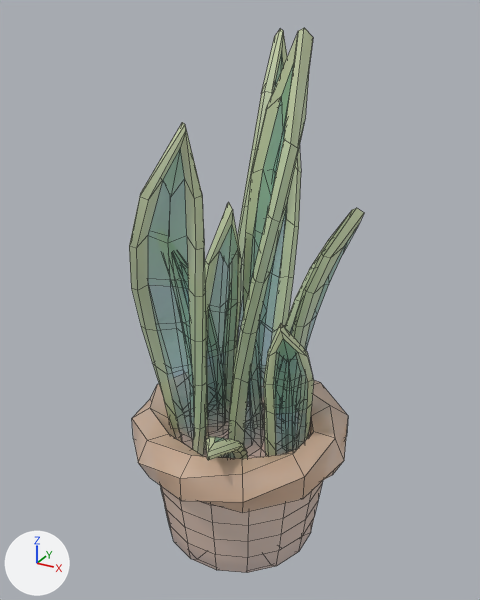
The FBX model Assets/Models/Tiny Treats plants/sansevieria_plant_large_potted.fbx, before and after one commit.
Before and after are seen from a camera (50 mm lens) standing at (1.83, -3.34, 3.45) and looking at (-0.06, 0.1, 1.73). Lighting does not change. The marker at lower left points along +X, +Y and +Z. Mesh edges are drawn as thin lines. Objects named as collision shapes, trigger or cutter boxes, shadow casters or lower levels of detail are left out. Where no turn or scale is listed for an object, it has been applied to the vertices.

Script lines for the objects in view, before the commit:
```python
mat_tiny_treats_1 = bpy.data.materials.new('tiny_treats_1')
mat_tiny_treats_1.use_nodes = True; mat_tiny_treats_1.node_tree.nodes.clear()
_N = mat_tiny_treats_1.node_tree.nodes; _L = mat_tiny_treats_1.node_tree.links
n0 = _N.new('ShaderNodeBsdfPrincipled'); n0.name = 'Principled BSDF'
n1 = _N.new('ShaderNodeOutputMaterial'); n1.name = 'Material Output'
n2 = _N.new('ShaderNodeTexImage'); n2.name = 'Image Texture'
n2.image = img_tiny_treats_texture_1_png
n3 = _N.new('ShaderNodeTexImage'); n3.name = 'Image Texture.001'
n3.image = img_tiny_treats_texture_1_png
_L.new(n2.outputs[0], n0.inputs[0])  # 'Color' to 'Base Color'
_L.new(n3.outputs[0], n0.inputs[4])  # 'Color' to 'Alpha'
_L.new(n0.outputs[0], n1.inputs[0])  # 'BSDF' to 'Surface'
me_sansevieria_plant_large_potted = bpy.data.meshes.new('sansevieria_plant_large_potted')
me_sansevieria_plant_large_potted.from_pydata(...)  # 806 vertices, 764 faces; spans x -0.75..0.75, y -0.75..0.96, z 0.0..3.36
me_sansevieria_plant_large_potted.materials.append(mat_tiny_treats_1)
ob_sansevieria_plant_large_potted = bpy.data.objects.new('sansevieria_plant_large_potted', me_sansevieria_plant_large_potted)
ob_sansevieria_plant_large_potted.location = (0.0, 0.0, 0.0)
```
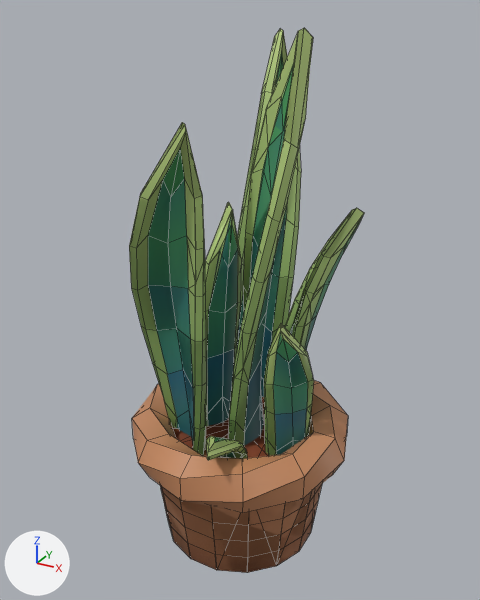
Boxes [x1, y1, x2, y2] around the edits, measured in the pictures (480 x 600 px):
'sansevieria_plant_large_potted', surface changed: [129, 28, 364, 573] in both
'sansevieria_plant_large_potted_LOD1', added: after [129, 28, 364, 573]

What changed in the scene script:
```text
Change img_tiny_treats_texture_1_png:
    img_tiny_treats_texture_1_png: load_image('tiny_treats_texture_1.png', 'tiny_treats_texture_1.png', 1024, 1024, 'Non-Color') -> load_image('tiny_treats_texture_1.png', 'tiny_treats_texture_1.png', 1024, 1024, 'sRGB')
Change mat_tiny_treats_1:
    remove n3 = _N.new('ShaderNodeTexImage'); n3.name = 'Image Texture.001'
    remove n3.image = img_tiny_treats_texture_1_png
    where n0 = _N.new('ShaderNodeBsdfPrincipled'); n0.name = 'Principled BSDF'
    remove _L.new(n3.outputs[0], n0.inputs[4])  # 'Color' to 'Alpha'
    where n2 = _N.new('ShaderNodeTexImage'); n2.name = 'Image Texture'
    add _L.new(n2.outputs[1], n0.inputs[4])  # 'Alpha' to 'Alpha'
Add me_sansevieria_plant_large_potted_001:
    me_sansevieria_plant_large_potted_001.from_pydata(...)  # 667 vertices, 693 faces; spans x -0.75..0.75, y -0.75..0.96, z 0.0..3.36
    me_sansevieria_plant_large_potted_001.materials.append(mat_tiny_treats_1)  # picture img_tiny_treats_texture_1_png
Add ob_sansevieria_plant_large_potted_lod1:
    ob_sansevieria_plant_large_potted_lod1 = bpy.data.objects.new('sansevieria_plant_large_potted_LOD1', me_sansevieria_plant_large_potted_001)
    ob_sansevieria_plant_large_potted_lod1.location = (0.0, 0.0, 0.0)
```
